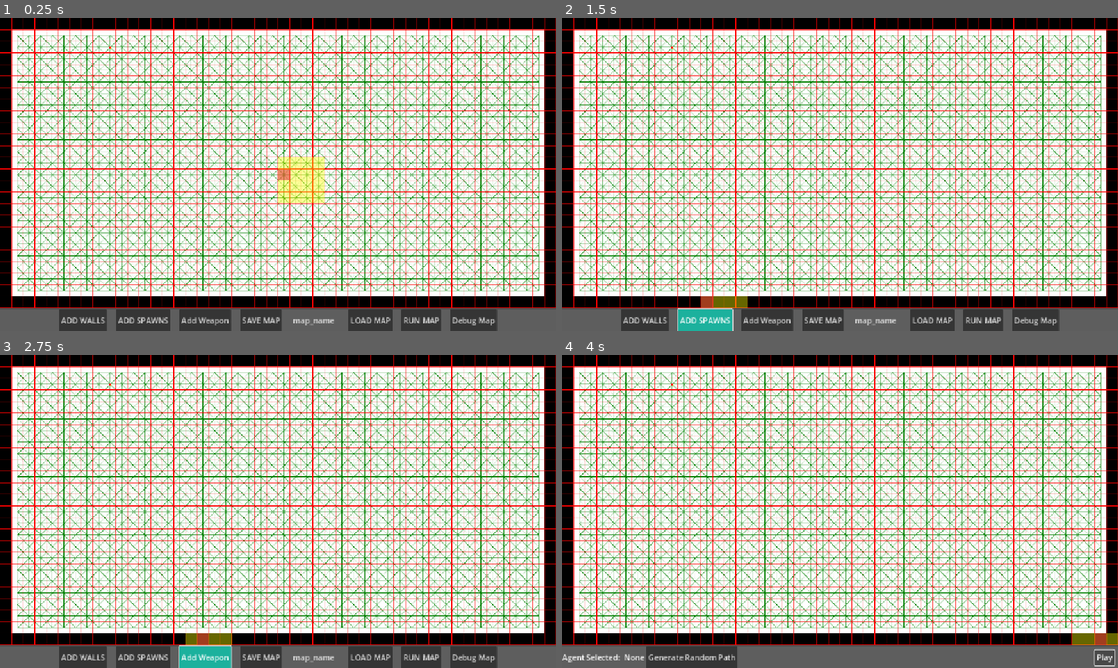
Above: before the commit, frames 1-4 (two rows, left to right).
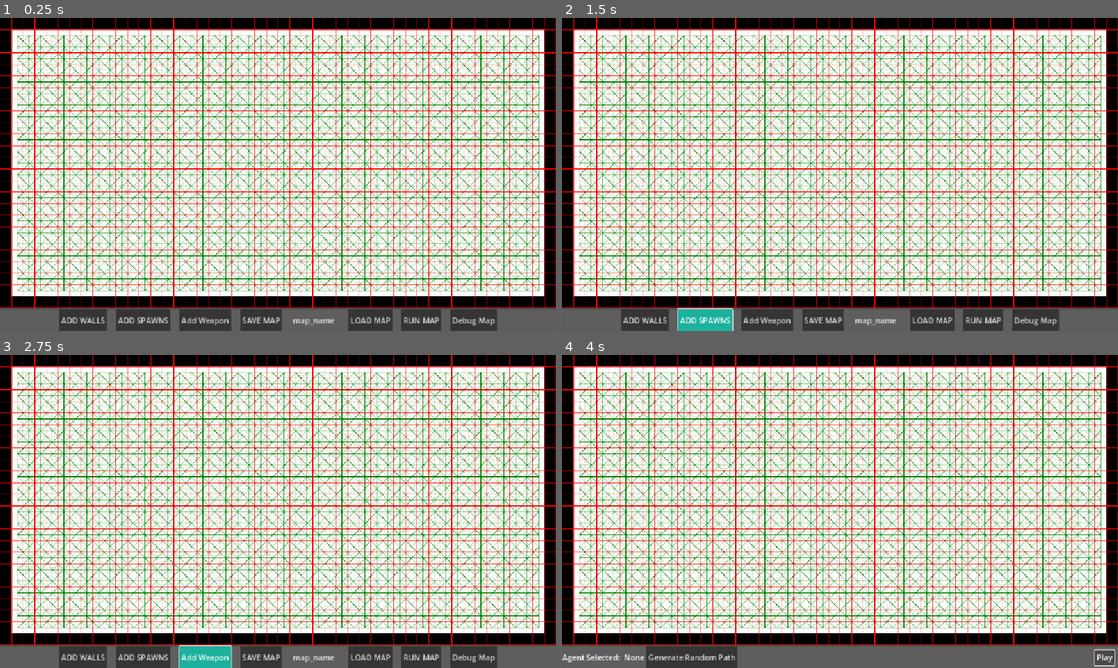
Above: after the commit, the same moments.

Repository: 702BH/GameAIProjects
Game: Godot game, scene res://ProgrammingGameAIByExample/Raven/raven_main_scene.tscn
The game is run twice, just before and just after one commit, with the same random seed, the same clock (stepped at 60 frames per second) and the same inputs. The project has no main scene, so this scene is started directly.
Inputs:
- Up to frame 1 (0.25 s): no input
- Up to frame 2 (1.5 s): click "ADD WALLS" at 0.5 s; click "ADD SPAWNS" at 1.25 s
- Up to frame 3 (2.75 s): click "Add Weapon" at 2 s
- Up to frame 4 (4 s): click "RUN MAP" at 2.75 s; click "Play" at 3.5 s

The runs differ from the first frame. In frame 1, 1.2% of the frame differs, in the area x 50-59%, y 44-60%; in frame 2, 0.3%; in frame 3, 0.3%; in frame 4, 0.3%.

Commit message:
first draft of refactor done. Needs to be refactored again

Diff:
--- a/aiforgamesprojects/ProgrammingGameAIByExample/Raven/bucket_drawing.gd
+++ b/aiforgamesprojects/ProgrammingGameAIByExample/Raven/bucket_drawing.gd
@@ -1,19 +1,19 @@
 class_name BucketDrawing
 extends Node2D
-
-var key
-var last_key : Vector2i
-var current_cell_space: Array = []
-
-func _process(delta: float) -> void:
-	var mouse_pos = World.position_to_grid(get_global_mouse_position())
-	var cell_x = int(mouse_pos.x/World.cell_size)
-	var cell_y = int(mouse_pos.y/World.cell_size)
-	key = Vector2i(cell_x, cell_y)
-	if key != last_key:
-		current_cell_space = World.cell_buckets_static.get(key, [])
-		queue_redraw()
-
-func _draw() -> void:
-	for node: RavenNode in current_cell_space:
-		draw_rect(Rect2(node.node_pos.x * World.resolution, node.node_pos.y * World.resolution, World.resolution, World.resolution), Color(1.2, 1, 0, 0.4))
+#
+#var key
+#var last_key : Vector2i
+#var current_cell_space: Array = []
+#
+#func _process(delta: float) -> void:
+	#var mouse_pos = World.position_to_grid(get_global_mouse_position())
+	#var cell_x = int(mouse_pos.x/World.cell_size)
+	#var cell_y = int(mouse_pos.y/World.cell_size)
+	#key = Vector2i(cell_x, cell_y)
+	#if key != last_key:
+		#current_cell_space = World.cell_buckets_static.get(key, [])
+		#queue_redraw()
+#
+#func _draw() -> void:
+	#for node: RavenNode in current_cell_space:
+		#draw_rect(Rect2(node.node_pos.x * World.resolution, node.node_pos.y * World.resolution, World.resolution, World.resolution), Color(1.2, 1, 0, 0.4))
--- a/aiforgamesprojects/ProgrammingGameAIByExample/Raven/map_drawing.gd
+++ b/aiforgamesprojects/ProgrammingGameAIByExample/Raven/map_drawing.gd
@@ -16,10 +16,18 @@
 
 var dirty_nodes : Array = []
 
+var draw_start :int
+var draw_end: int
+
+
 
 func _draw() -> void:
+	#if !World.graph.nodes.is_empty():
+		#for i in range(draw_start, draw_end):
+			#var
+
+
 	if !dirty_nodes.is_empty():
-
 		for node:RavenNode in dirty_nodes:
 			var neighbors : Array
 			if node.node_type == RavenNode.NodeType.TRAVERSAL:
--- a/aiforgamesprojects/ProgrammingGameAIByExample/Raven/map_drawing_input.gd
+++ b/aiforgamesprojects/ProgrammingGameAIByExample/Raven/map_drawing_input.gd
@@ -44,7 +44,8 @@
 
 func _input(event: InputEvent) -> void:
 	if event.is_action_pressed("debug"):
-		print(drawer.dirty_nodes)
+		#print(drawer.dirty_nodes)
+		print(World.graph.nodes)
 
 
 
--- a/aiforgamesprojects/ProgrammingGameAIByExample/Raven/overlay_draw.gd
+++ b/aiforgamesprojects/ProgrammingGameAIByExample/Raven/overlay_draw.gd
@@ -1,12 +1,12 @@
 extends Node2D
-
-
-func _process(delta: float) -> void:
-	queue_redraw()
-
-func _draw() -> void:
-	var mouse_position:= get_global_mouse_position()
-	var mouse_grid = World.position_to_grid(mouse_position)
-	var color = Color.CRIMSON
-	color.a = 0.5
-	draw_rect(Rect2(mouse_grid.x * World.resolution, mouse_grid.y * World.resolution, World.resolution, World.resolution), color)
+#
+#
+#func _process(delta: float) -> void:
+	#queue_redraw()
+#
+#func _draw() -> void:
+	#var mouse_position:= get_global_mouse_position()
+	#var mouse_grid = World.position_to_grid(mouse_position)
+	#var color = Color.CRIMSON
+	#color.a = 0.5
+	#draw_rect(Rect2(mouse_grid.x * World.resolution, mouse_grid.y * World.resolution, World.resolution, World.resolution), color)
--- a/aiforgamesprojects/ProgrammingGameAIByExample/Raven/raven_main_scene.tscn
+++ b/aiforgamesprojects/ProgrammingGameAIByExample/Raven/raven_main_scene.tscn
@@ -24,7 +24,6 @@
 script = ExtResource("4_83dyp")
 
 [node name="SubViewport" type="SubViewport" parent="MapDrawingInput"]
-transparent_bg = true
 gui_disable_input = true
 gui_snap_controls_to_pixels = false
 render_target_clear_mode = 1
